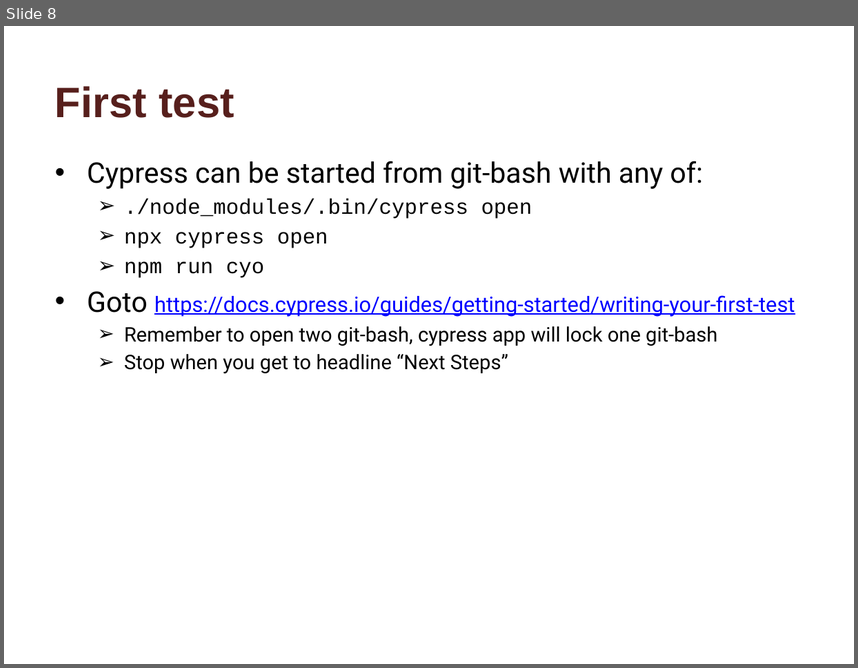
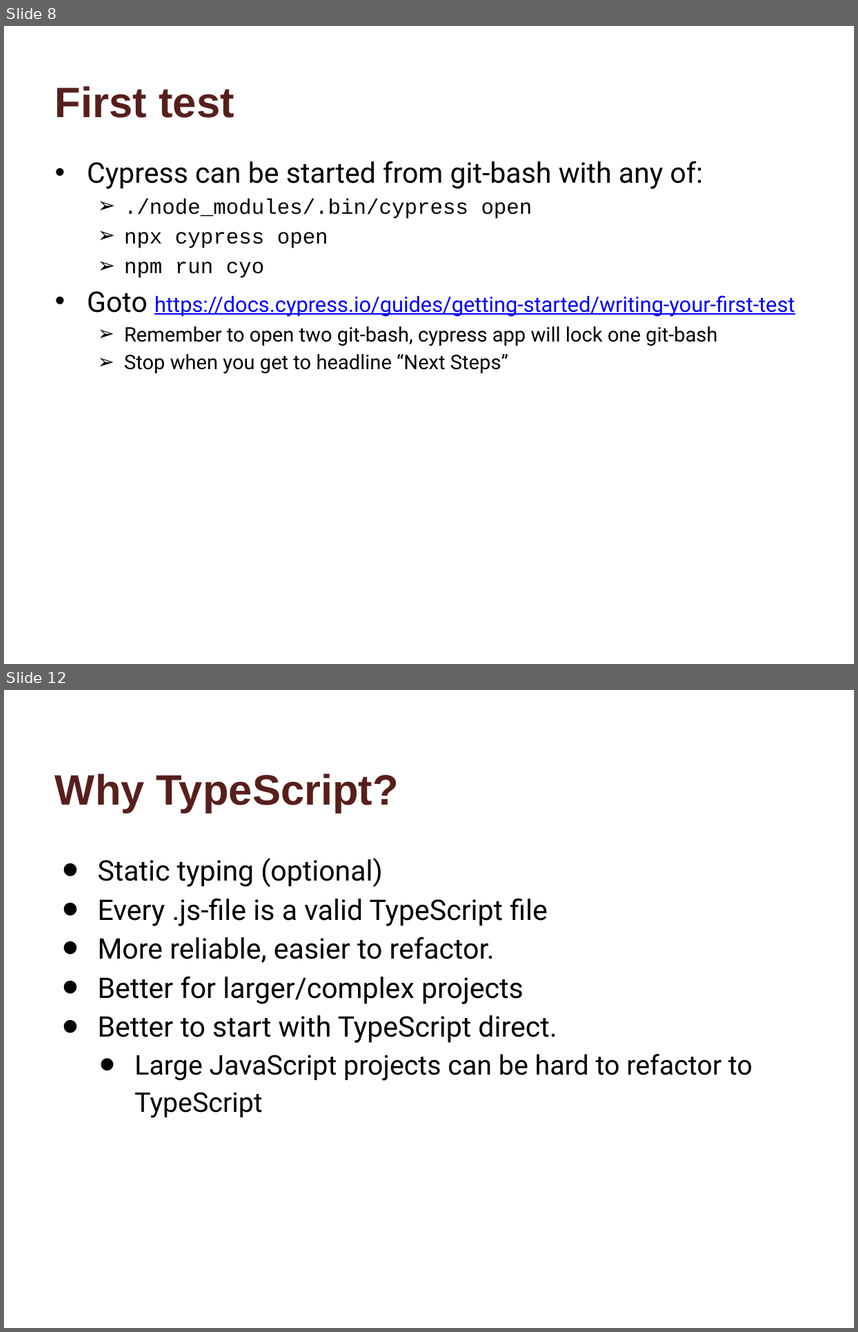
Before and after one commit to andekd/CypressWS, a slide deck: workshop/CypressWS.pptx. Shown one above the other, each under a label of ours: slide 8 before the commit, slides 8 and 12 after it; the slides between them are not shown. The pictures are 858x668 and 858x1332 pixels, drawn with LibreOffice and Linux fonts; fonts in the diff are those of the drawing; background and template pictures are left out. Boxes give left, top, right and bottom in pixels: in the first picture for what was removed or moved away, otherwise in the second. Text is boxed around its words. In the diff, an @@ line names an element or a change of style, - is before the commit and + after.

```diff
--- a/workshop/CypressWS.pptx
+++ b/workshop/CypressWS.pptx
@@ slide 12 added at box(4, 690, 854, 1328), background #FFFFFF @@
@@ title added at box(55, 773, 399, 813), 36 pt, text #571F1C, bold @@
+Why TypeScript?
@@ text added at box(98, 858, 753, 1118), 24 pt, text #000000 @@
+• Static typing (optional)
+• Every .js-file is a valid TypeScript file
+• More reliable, easier to refactor.
+• Better for larger/complex projects
+• Better to start with TypeScript direct.
+  • Large JavaScript projects can be hard to refactor to TypeScript
```
Also in this commit, not shown: 2 slides changed, 2 other slides added.
